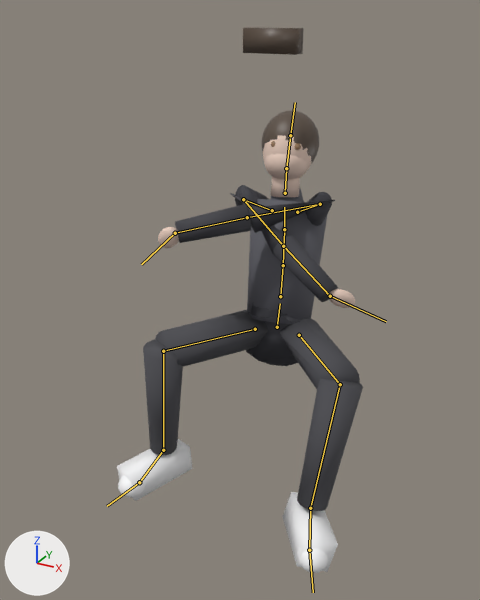
One commit to the glTF model assets/models/player/spiderman_newlife.glb: the scene before it, then after it.
Camera for both pictures: a 50 mm camera at (1.0, -2.121, 1.855) aimed at (-0.043, -0.225, 0.907). Every picture has the same lights, and +X, +Y and +Z are marked at lower left. The first picture is the older version. Both versions are drawn at frame 11 of the action 'swing_release'; the numbers are the values there. The bones that change, and the others that lie on the model, are drawn over the model as lines.

Objects in the first picture: 'Body'.
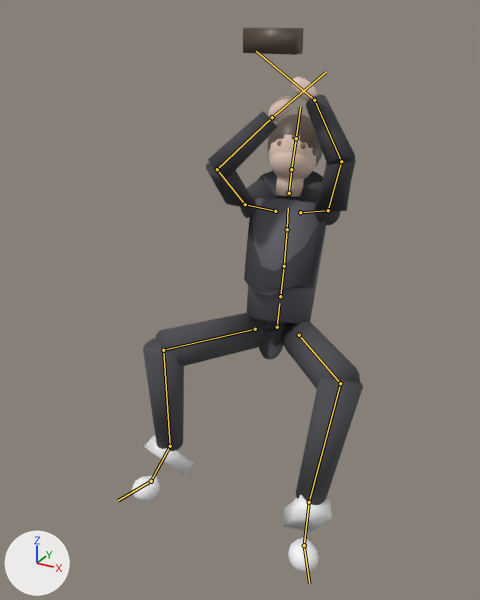
Location of each change, (x1, y1, x2, y2) in pixels of the pictures (480 x 600 px):
'Body', posed (6% narrower)
    before: (117, 27, 363, 573)
    after: (132, 27, 363, 572)
bone 'Hips', root to tip
    before: (277, 327) to (280, 303)
    after: (277, 327) to (279, 303)
bone 'LeftUpLeg', root to tip
    before: (299, 335) to (340, 384)
    after: (299, 335) to (340, 383)
bone 'LeftLeg', root to tip
    before: (340, 384) to (310, 508)
    after: (340, 383) to (309, 502)
bone 'LeftFoot', root to tip
    before: (310, 508) to (309, 550)
    after: (309, 502) to (304, 545)
bone 'LeftToeBase', root to tip
    before: (309, 550) to (313, 592)
    after: (304, 545) to (309, 583)
bone 'RightUpLeg', root to tip
    before: (255, 329) to (163, 351)
    after: (255, 329) to (163, 350)
bone 'RightLeg', root to tip
    before: (163, 351) to (163, 450)
    after: (163, 350) to (170, 446)
bone 'RightFoot', root to tip
    before: (163, 450) to (139, 482)
    after: (170, 446) to (151, 481)
bone 'RightToeBase', root to tip
    before: (139, 482) to (107, 506)
    after: (151, 481) to (118, 500)
bone 'Spine', root to tip
    before: (280, 296) to (283, 265)
    after: (280, 296) to (284, 266)
bone 'Spine2', root to tip
    before: (284, 229) to (284, 207)
    after: (287, 229) to (288, 207)
bone 'LeftShoulder', root to tip
    before: (297, 212) to (320, 204)
    after: (300, 212) to (328, 210)
bone 'LeftArm', root to tip
    before: (320, 204) to (247, 217)
    after: (328, 210) to (341, 161)
bone 'LeftForeArm', root to tip
    before: (247, 217) to (175, 233)
    after: (341, 161) to (314, 100)
bone 'LeftHand', root to tip
    before: (175, 233) to (141, 264)
    after: (314, 100) to (256, 51)
bone 'RightShoulder', root to tip
    before: (272, 210) to (243, 199)
    after: (275, 211) to (245, 204)
bone 'RightArm', root to tip
    before: (243, 199) to (283, 246)
    after: (245, 204) to (217, 169)
bone 'RightForeArm', root to tip
    before: (283, 246) to (330, 296)
    after: (217, 169) to (272, 117)
bone 'RightHand', root to tip
    before: (330, 296) to (386, 321)
    after: (272, 117) to (326, 72)

Edits to the bpy script that builds the scene:
```text
Change bone_hips:
    where bone_hips = bpy.data.objects['Armature'].pose.bones['Hips']
    bone_hips.rotation_quaternion: (0.98, -0.183, 0.068, 0.022) -> (0.981, -0.176, 0.068, 0.022)  # degrees (-21, 8, 1) -> degrees (-20, 8, 1)
Change bone_leftupleg:
    where bone_leftupleg = bpy.data.objects['Armature'].pose.bones['LeftUpLeg']  # child of 'Hips'
    bone_leftupleg.rotation_quaternion: (0.758, -0.583, -0.201, -0.21) -> (0.202, 0.209, 0.752, -0.591)  # degrees (-73, -33, -6) -> degrees (75, 147, -5)
Change bone_leftleg:
    where bone_leftleg = bpy.data.objects['Armature'].pose.bones['LeftLeg']  # child of 'LeftUpLeg'
    bone_leftleg.rotation_quaternion: (0.729, 0.68, -0.004, 0.082) -> (0.702, -0.707, -0.001, -0.082)  # degrees (86, -7, 7) -> degrees (-90, -7, -7)
Change bone_leftfoot:
    where bone_leftfoot = bpy.data.objects['Armature'].pose.bones['LeftFoot']  # child of 'LeftLeg'
    bone_leftfoot.rotation_quaternion: (0.995, 0.048, -0.079, 0.045) -> (0.565, 0.82, 0.014, -0.09)  # degrees (5, -9, 5) -> degrees (111, 9, -5)
Change bone_lefttoebase:
    where bone_lefttoebase = bpy.data.objects['Armature'].pose.bones['LeftToeBase']  # child of 'LeftFoot'
    bone_lefttoebase.rotation_quaternion: (0.996, 0.087, 0.0, 0.0) -> (0.902, 0.431, 0.0, 0.0)  # degrees (10, 0, 0) -> degrees (51, 0, 0)
Change bone_rightupleg:
    where bone_rightupleg = bpy.data.objects['Armature'].pose.bones['RightUpLeg']  # child of 'Hips'
    bone_rightupleg.rotation_quaternion: (0.766, -0.592, 0.094, 0.23) -> (0.095, 0.23, -0.76, 0.6)  # degrees (-72, 25, 15) -> degrees (73, -155, 15)
Change bone_rightleg:
    where bone_rightleg = bpy.data.objects['Armature'].pose.bones['RightLeg']  # child of 'RightUpLeg'
    bone_rightleg.rotation_quaternion: (0.658, 0.752, -0.017, 0.007) -> (0.629, -0.777, -0.017, -0.007)  # degrees (98, -2, -1) -> degrees (-102, -2, 1)
Change bone_rightfoot:
    where bone_rightfoot = bpy.data.objects['Armature'].pose.bones['RightFoot']  # child of 'RightLeg'
    bone_rightfoot.rotation_quaternion: (0.988, 0.028, 0.134, -0.074) -> (0.544, 0.825, -0.021, 0.151)  # degrees (2, 16, -8) -> degrees (112, -16, 8)
Change bone_righttoebase:
    where bone_righttoebase = bpy.data.objects['Armature'].pose.bones['RightToeBase']  # child of 'RightFoot'
    bone_righttoebase.rotation_quaternion: (1.0, 0.0, 0.0, 0.0) -> (0.861, 0.508, 0.0, 0.0)  # degrees (0, 0, 0) -> degrees (61, 0, 0)
Change bone_spine:
    where bone_spine = bpy.data.objects['Armature'].pose.bones['Spine']  # child of 'Hips'
    bone_spine.rotation_quaternion: (0.999, 0.039, -0.003, 0.012) -> (0.999, -0.041, -0.004, 0.012)  # degrees (4, 0, 1) -> degrees (-5, 0, 1)
Change bone_spine2:
    where bone_spine2 = bpy.data.objects['Armature'].pose.bones['Spine2']  # child of 'Spine1'
    bone_spine2.rotation_quaternion: (0.999, 0.045, -0.002, 0.0) -> (0.998, 0.058, -0.002, 0.0)  # degrees (5, 0, 0) -> degrees (7, 0, 0)
Change bone_leftshoulder:
    where bone_leftshoulder = bpy.data.objects['Armature'].pose.bones['LeftShoulder']  # child of 'Spine2'
    bone_leftshoulder.rotation_quaternion: (0.966, 0.138, -0.036, -0.218) -> (0.032, 0.148, 0.988, -0.001)  # degrees (16, -1, -25) -> degrees (0, 176, -17)
Change bone_leftarm:
    where bone_leftarm = bpy.data.objects['Armature'].pose.bones['LeftArm']  # child of 'LeftShoulder'
    bone_leftarm.rotation_quaternion: (0.615, -0.712, 0.312, -0.132) -> (0.811, 0.263, -0.305, -0.424)  # degrees (-102, 11, -38) -> degrees (45, -16, -62)
Change bone_leftforearm:
    where bone_leftforearm = bpy.data.objects['Armature'].pose.bones['LeftForeArm']  # child of 'LeftArm'
    bone_leftforearm.rotation_quaternion: (0.742, -0.026, 0.669, -0.001) -> (0.764, 0.025, 0.024, 0.644)  # degrees (-21, 84, -19) -> degrees (4, 0, 80)
Change bone_lefthand:
    where bone_lefthand = bpy.data.objects['Armature'].pose.bones['LeftHand']  # child of 'LeftForeArm'
    bone_lefthand.rotation_quaternion: (0.778, -0.48, -0.373, 0.159) -> (0.776, 0.201, -0.5, -0.327)  # degrees (-73, -25, 42) -> degrees (57, -40, -68)
Change bone_rightshoulder:
    where bone_rightshoulder = bpy.data.objects['Armature'].pose.bones['RightShoulder']  # child of 'Spine2'
    bone_rightshoulder.rotation_quaternion: (0.951, 0.178, 0.006, 0.253) -> (0.002, 0.186, -0.982, -0.039)  # degrees (20, -5, 29) -> degrees (-4, 179, 21)
Change bone_rightarm:
    where bone_rightarm = bpy.data.objects['Armature'].pose.bones['RightArm']  # child of 'RightShoulder'
    bone_rightarm.rotation_quaternion: (0.686, -0.622, -0.37, 0.07) -> (0.79, 0.394, 0.269, 0.386)  # degrees (-93, -25, 38) -> degrees (57, 7, 56)
Change bone_rightforearm:
    where bone_rightforearm = bpy.data.objects['Armature'].pose.bones['RightForeArm']  # child of 'RightArm'
    bone_rightforearm.rotation_quaternion: (0.733, -0.026, -0.68, 0.001) -> (0.755, 0.025, -0.023, -0.655)  # degrees (-28, -85, 26) -> degrees (4, 0, -82)
Change bone_righthand:
    where bone_righthand = bpy.data.objects['Armature'].pose.bones['RightHand']  # child of 'RightForeArm'
    bone_righthand.rotation_quaternion: (0.792, -0.504, 0.343, -0.011) -> (0.789, 0.056, 0.534, 0.297)  # degrees (-72, 32, -25) -> degrees (44, 54, 64)
```
